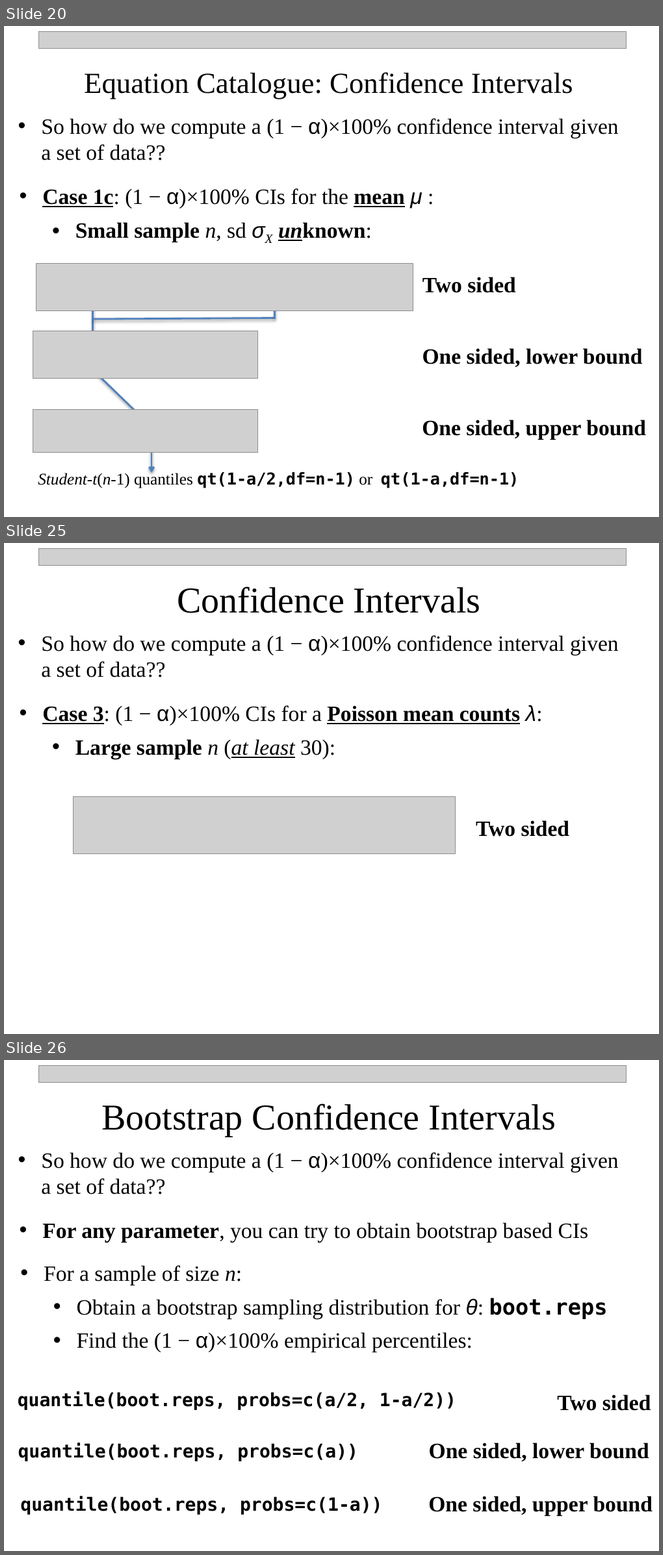
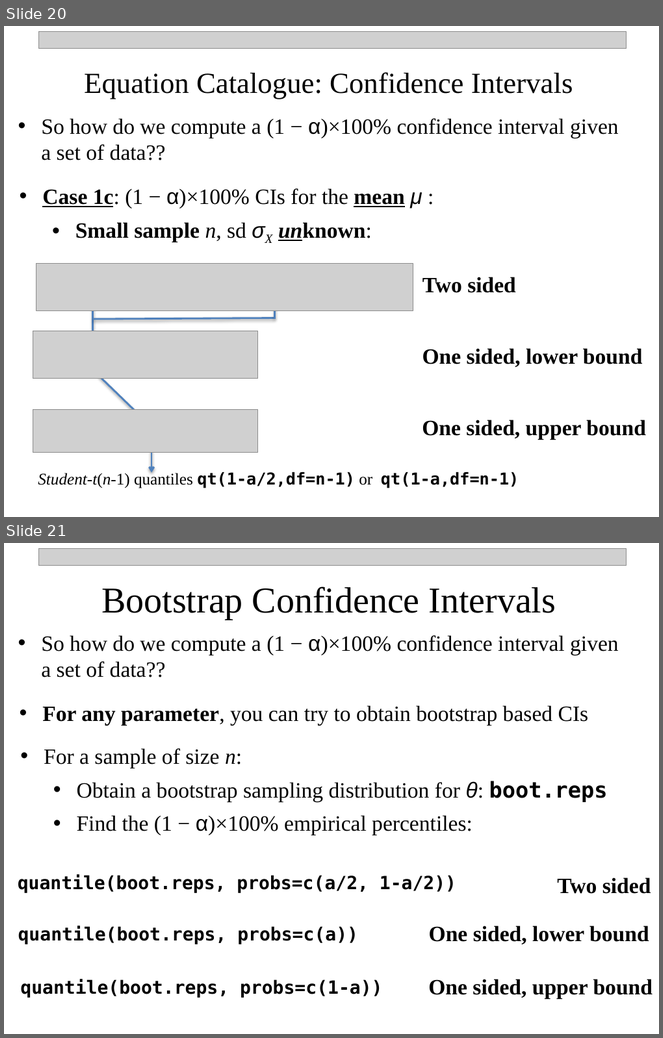
Before and after one commit to npetraco/MAT301, a slide deck: Notes/6_Interval_Estimation_Confidence.pptx. Shown one above the other, each under a label of ours: slides 20, 25 and 26 before the commit, slides 20 and 21 after it; the slides between them are not shown. The pictures are 663x1555 and 663x1038 pixels, drawn with LibreOffice and Linux fonts; fonts in the diff are those of the drawing; grey boxes stand for pictures. Boxes give left, top, right and bottom in pixels: in the first picture for what was removed or moved away, otherwise in the second. Text is boxed around its words. In the diff, an @@ line names an element or a change of style, - is before the commit and + after.

```diff
--- a/Notes/6_Interval_Estimation_Confidence.pptx
+++ b/Notes/6_Interval_Estimation_Confidence.pptx
@@ slide 25 removed at (4,543,659,1034), background #FFFFFF @@
@@ picture removed at (38,548,627,565) @@
@@ text removed at (177,587,481,613) @@
-Confidence Intervals
@@ text removed at (41,635,619,678) @@
-• So how do we compute a (1 − α)×100% confidence interval given a set of data??
@@ text removed at (42,705,543,759) @@
-• Case 3: (1 − α)×100% CIs for a Poisson mean counts λ:
-  • Large sample n (at least 30):
@@ picture removed at (73,797,456,854) @@
@@ text removed at (476,821,570,837) @@
-Two sided
@@ what was slide 26 is now slide 21 @@
```
Also in this commit, not shown: 3 slides changed, 1 slide added, 5 other slides removed.
